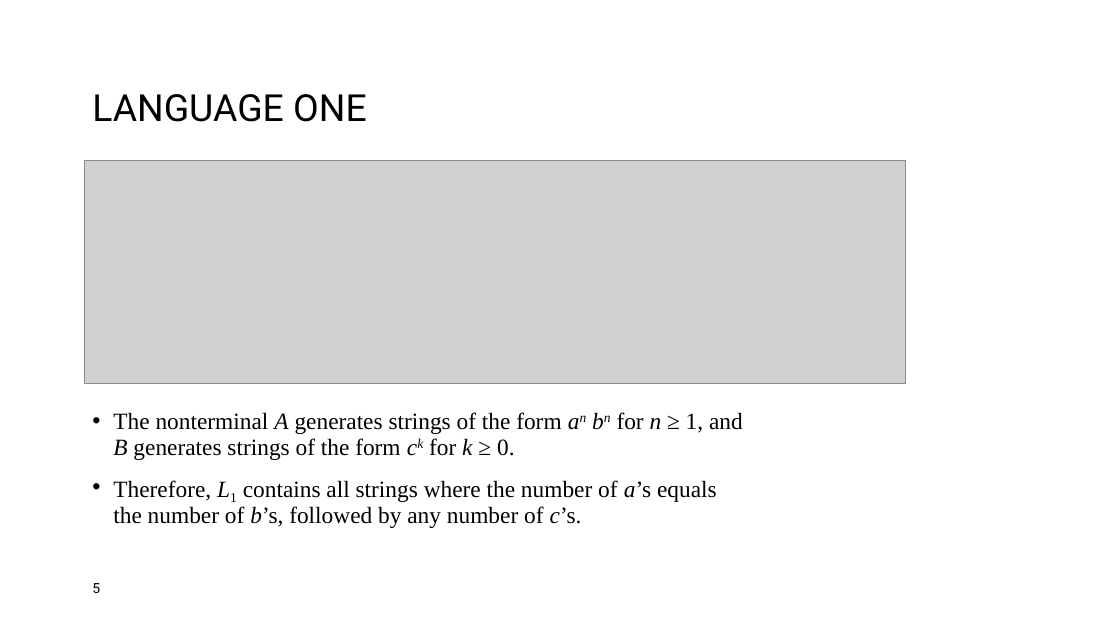
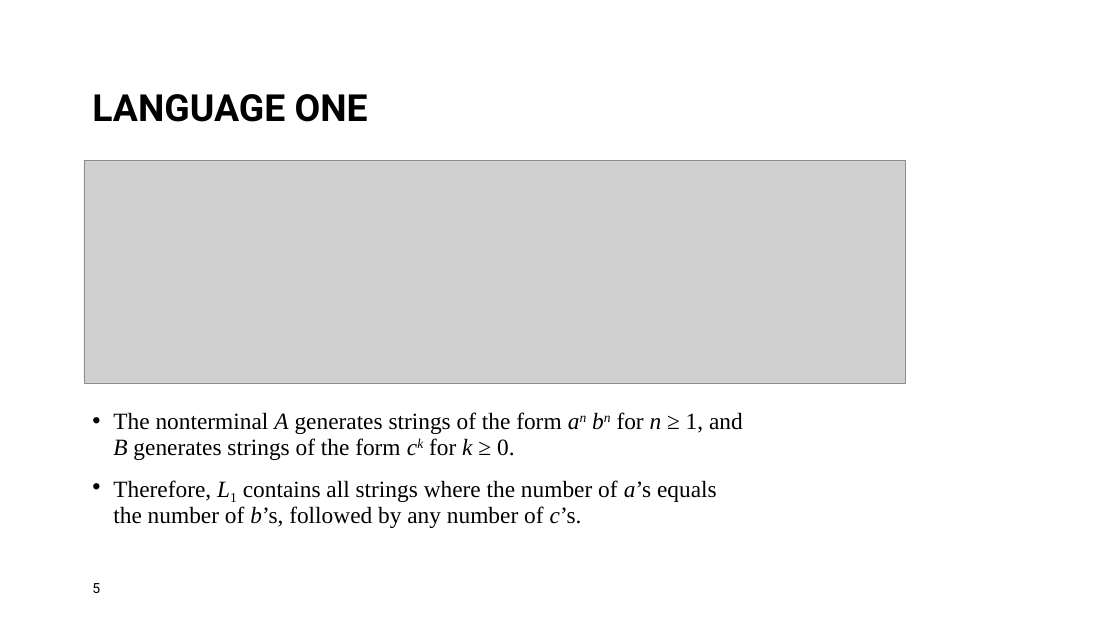
Before and after one commit to TANISHAAHUJA/comp-382assignment2, a slide deck: slide 5 of Comp382_ON1_A2_T1.pptx. Drawn at 1120x630 pixels with LibreOffice and Linux fonts; fonts in the diff are those of the drawing; grey boxes stand for pictures; background and template pictures are left out. Boxes give left, top, right and bottom in pixels: in the first picture for what was removed or moved away, otherwise in the second. Text is boxed around its words. In the diff, an @@ line names an element or a change of style, - is before the commit and + after.

```diff
--- a/Comp382_ON1_A2_T1.pptx
+++ b/Comp382_ON1_A2_T1.pptx
@@ title "LANGUAGE ONE" at bbox=[92, 94, 368, 122]: bold on @@
```
Also in this commit, not shown: 9 other slides changed, 1 slide added, 2 slides removed.
